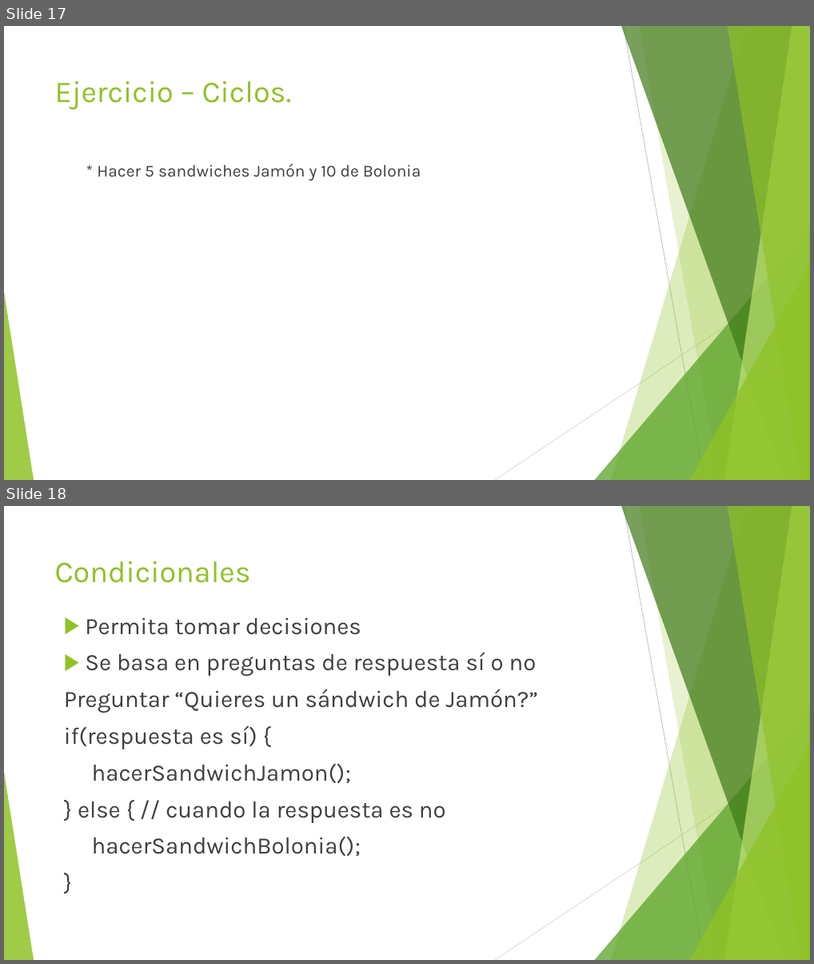
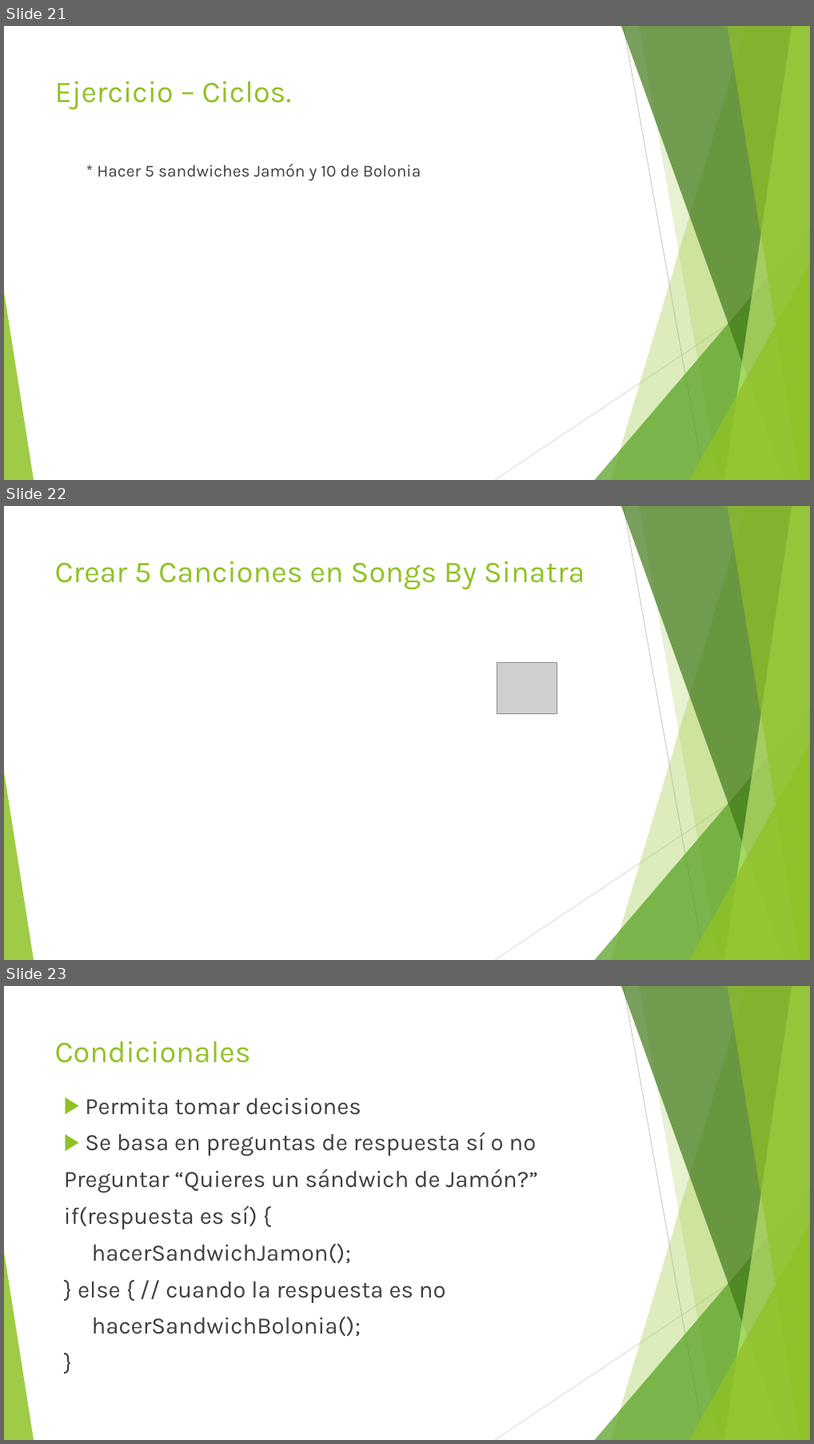
Before and after one commit to jomarnavarro/basicJava, a slide deck: Selenium, session 2.pptx. Shown one above the other, each under a label of ours: slides 17 and 18 before the commit, slides 21, 22 and 23 after it. The pictures are 814x964 and 814x1444 pixels, drawn with LibreOffice and Linux fonts; fonts in the diff are those of the drawing; grey boxes stand for pictures. Boxes give left, top, right and bottom in pixels: in the first picture for what was removed or moved away, otherwise in the second. Text is boxed around its words. In the diff, an @@ line names an element or a change of style, - is before the commit and + after.

```diff
--- a/Selenium, session 2.pptx
+++ b/Selenium, session 2.pptx
@@ slide 22 added at (x1=4, y1=506, x2=810, y2=960), background #FFFFFF; not listed: 10 template elements that a slide beside it also shows @@
@@ title added at (x1=55, y1=561, x2=585, y2=590), 36 pt, text #90C226 @@
+Crear 5 Canciones en Songs By Sinatra
@@ picture added at (x1=497, y1=662, x2=558, y2=713) @@
@@ what was slide 17 is now slide 21 @@
@@ what was slide 18 is now slide 23 @@
```
Also in this commit, not shown: 6 other slides added.
